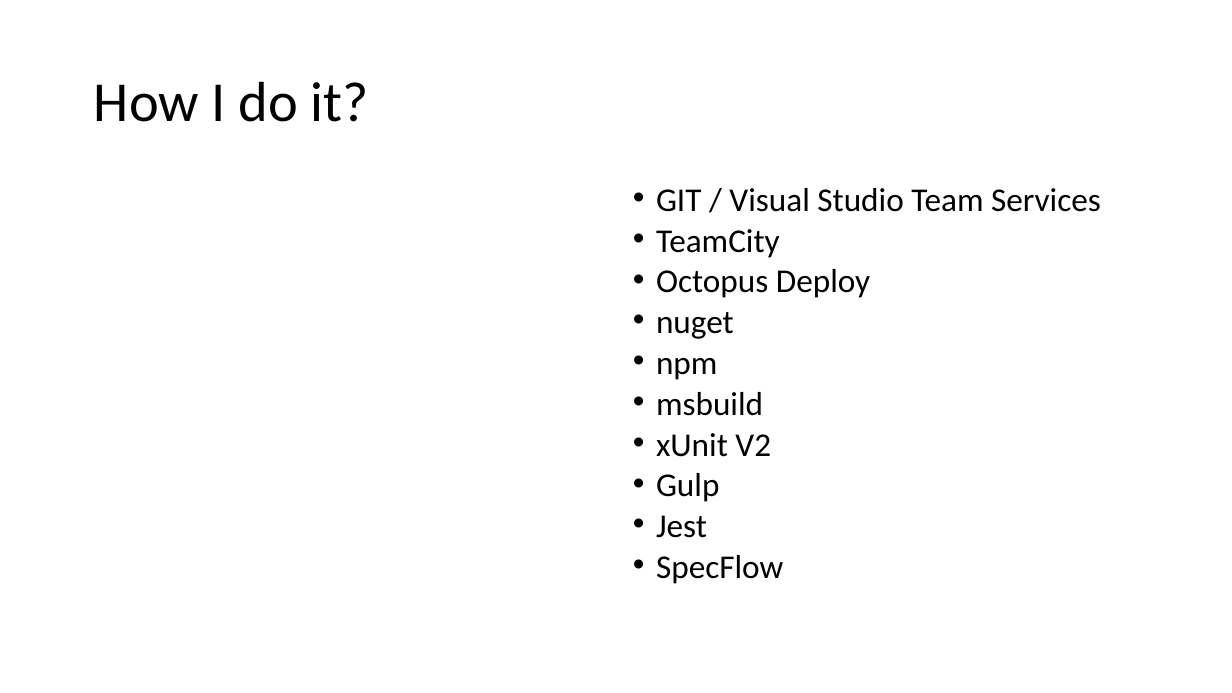
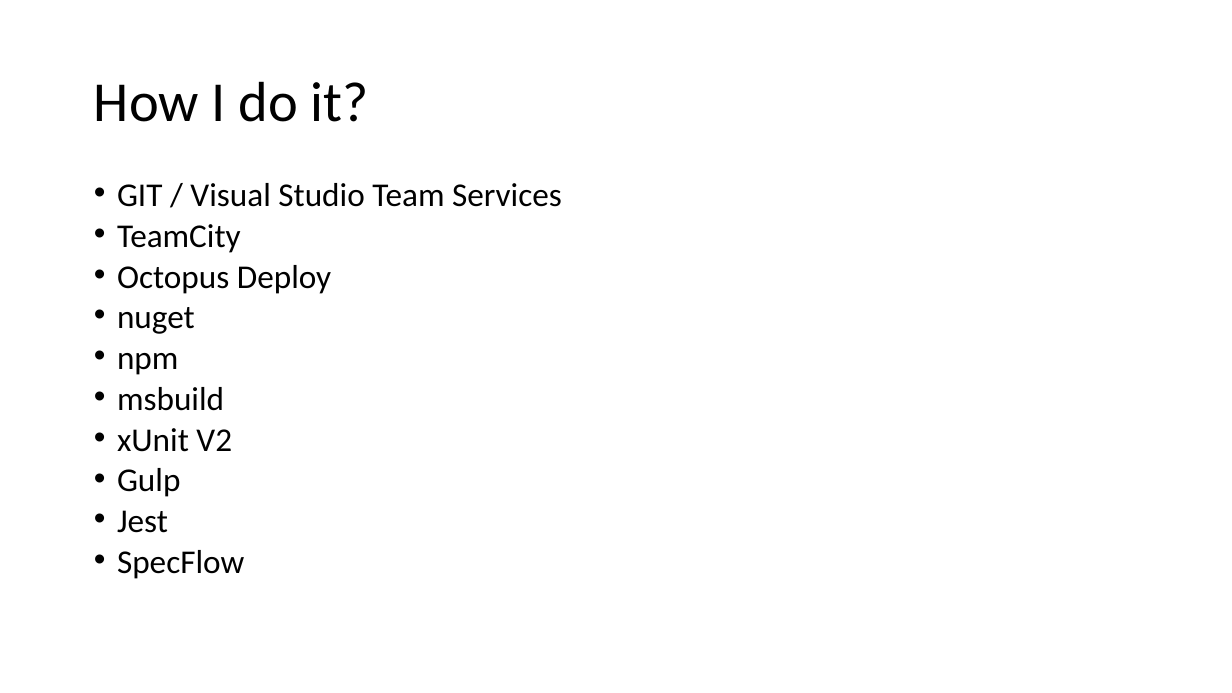
Before and after one commit to osoykan/Samples, a slide deck: slide 22 of cake-build/cake.pptx (slide 23 before the commit). Drawn at 1232x693 pixels with LibreOffice and Linux fonts; fonts in the diff are those of the drawing. Boxes give left, top, right and bottom in pixels: in the first picture for what was removed or moved away, otherwise in the second. Text is boxed around its words. In the diff, an @@ line names an element or a change of style, - is before the commit and + after.

```diff
--- a/cake-build/cake.pptx
+++ b/cake-build/cake.pptx
@@ text "GIT / Visual Studio Team ...": place and size @@
-text "GIT / Visual Studio Team ..." at [656,188,1101,584]
+text "GIT / Visual Studio Team ..." at [117,183,562,579]
```
Also in this commit, not shown: 1 other slide changed, 3 slides added, 2 slides removed.
